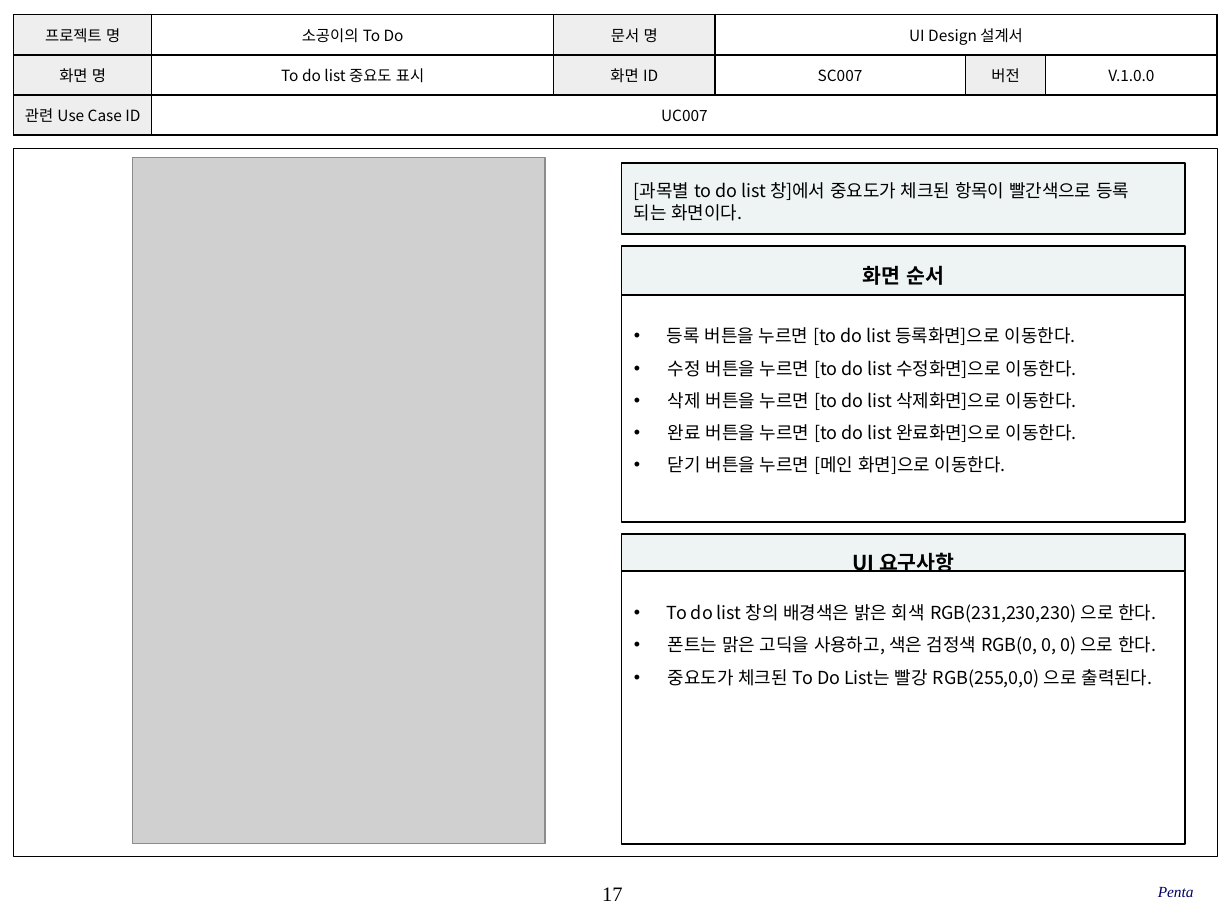
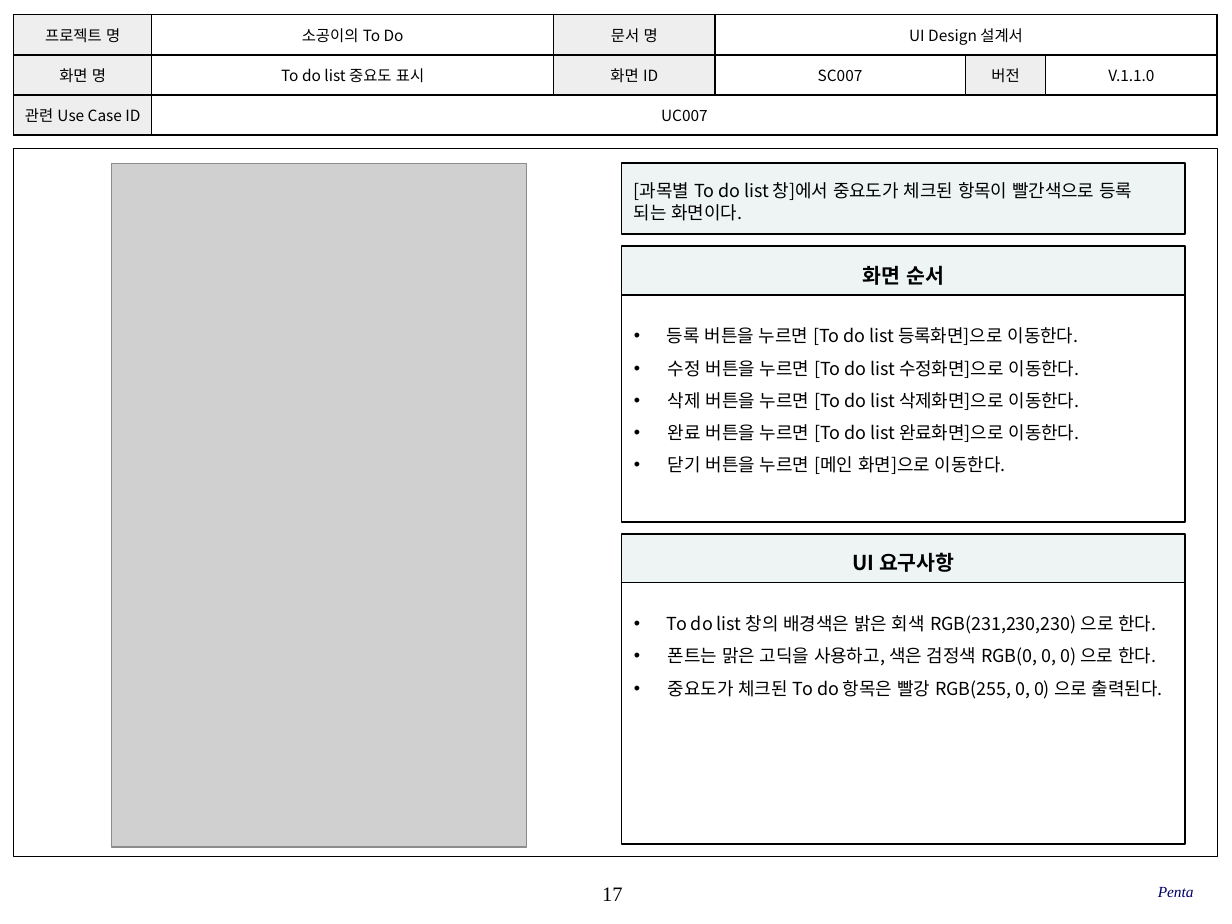
Before and after one commit to SE-admin/SE2017_5_mixharmony, a slide deck: slide 17 of doc/3_ 설계서/UI Design_05_penta.pptx. Drawn at 1232x924 pixels with LibreOffice and Linux fonts; fonts in the diff are those of the drawing; grey boxes stand for pictures; background and template pictures are left out. Boxes give left, top, right and bottom in pixels: in the first picture for what was removed or moved away, otherwise in the second. Text is boxed around its words. In the diff, an @@ line names an element or a change of style, - is before the commit and + after.

Commit message:
#913 요구사항 변경에 따른 UI Design 수정

```diff
--- a/doc/3_ 설계서/UI Design_05_penta.pptx
+++ b/doc/3_ 설계서/UI Design_05_penta.pptx
@@ table at (x1=14, y1=15, x2=1216, y2=136) @@
-row 2, column 6: V.1.0.0
+row 2, column 6: V.1.1.0
@@ picture moved from (x1=133, y1=158, x2=546, y2=844) to (x1=112, y1=163, x2=527, y2=846) @@
@@ text in rectangle at (x1=634, y1=182, x2=1132, y2=200): text changed @@
-[과목별 to do list 창]에서 중요도가 체크된 항목이 빨간색으로 등록
+[과목별 To do list 창]에서 중요도가 체크된 항목이 빨간색으로 등록
@@ text in rectangle at (x1=667, y1=327, x2=1080, y2=442): text changed @@
-• 등록 버튼을 누르면 [to do list 등록화면]으로 이동한다.
-• 수정 버튼을 누르면 [to do list 수정화면]으로 이동한다.
-• 삭제 버튼을 누르면 [to do list 삭제화면]으로 이동한다.
-• 완료 버튼을 누르면 [to do list 완료화면]으로 이동한다.
+• 등록 버튼을 누르면 [To do list 등록화면]으로 이동한다.
+• 수정 버튼을 누르면 [To do list 수정화면]으로 이동한다.
+• 삭제 버튼을 누르면 [To do list 삭제화면]으로 이동한다.
+• 완료 버튼을 누르면 [To do list 완료화면]으로 이동한다.
@@ rectangle "UI 요구사항" resized from (x1=622, y1=533, x2=1186, y2=570) to (x1=622, y1=533, x2=1186, y2=582) @@
@@ rectangle "To do list 창의 배경색은 ..." resized from (x1=622, y1=572, x2=1186, y2=844) to (x1=622, y1=583, x2=1186, y2=844) @@
@@ text in rectangle at (x1=668, y1=680, x2=1163, y2=699): text changed @@
-• 중요도가 체크된 To Do List는 빨강 RGB(255,0,0) 으로 출력된다.
+• 중요도가 체크된 To do 항목은 빨강 RGB(255, 0, 0) 으로 출력된다.
```
Also in this commit, not shown: 32 other slides changed, 4 slides added.
